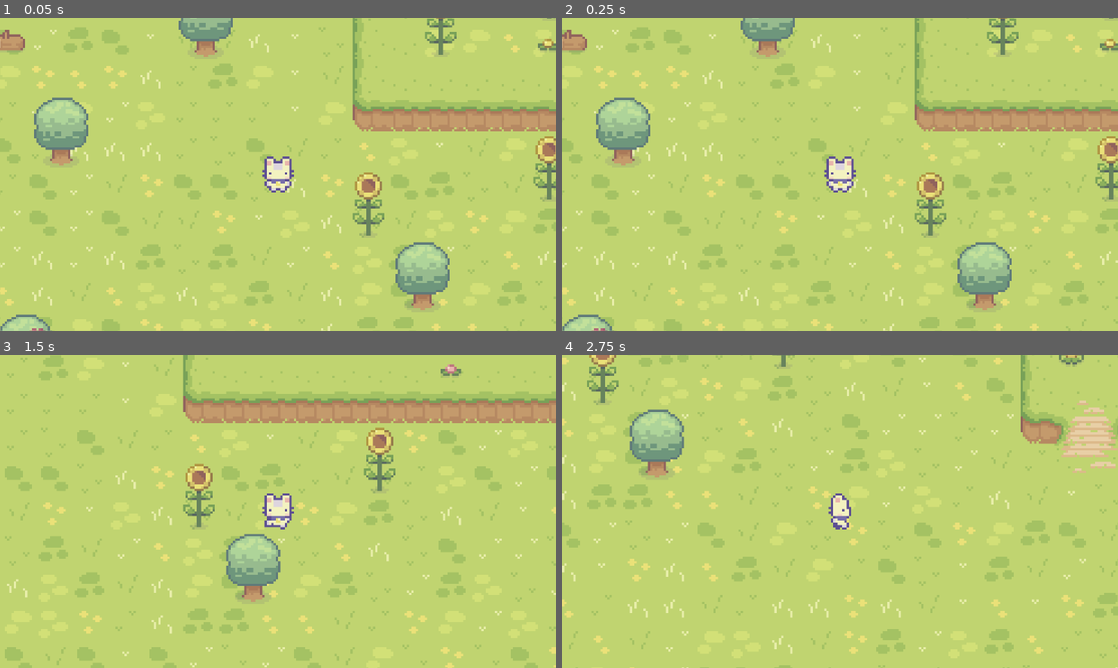
Above: before the commit, frames 1-4 (two rows, left to right).
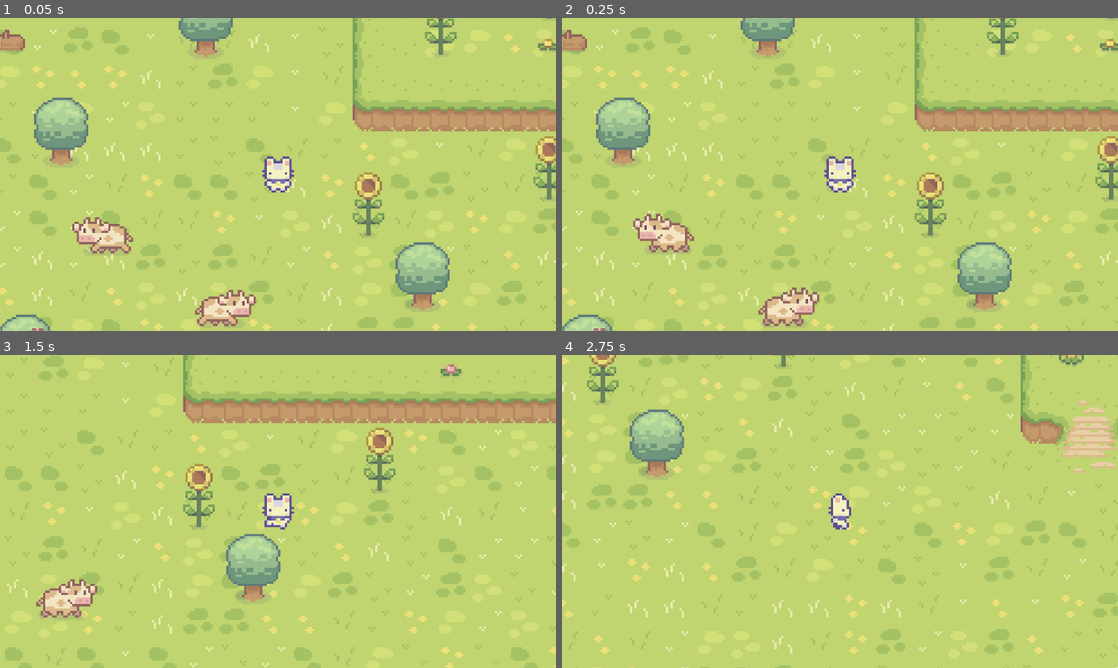
Above: after the commit, the same moments.

Repository: Rildian/godot-projects
Game: Godot game, scene res://scenes/main.tscn
Two runs of this game, one before a commit and one after it. Both use one fixed random seed, a clock stepped at 60 frames per second and the inputs below.
Inputs:
- Up to frame 1 (0.05 s): no input
- Up to frame 2 (0.25 s): no input
- Up to frame 3 (1.5 s): hold D (mov_right) 0.53-1.28 s; tap Shift (sprint) at 0.6, 1.35 s; hold S (mov_down) from 1.28 s (still down)
- Up to frame 4 (2.75 s): release S (mov_down) at 2.03 s; hold D (mov_right) from 2.03 s (still down); tap Shift (sprint) at 2.1 s

The runs differ from the first frame. In frame 1, 1.7% of the frame differs, in the area x 13-46%, y 63-99%; in frame 2, 1.8%, in the area x 12-47%, y 62-99%; in frame 3, 0.9%; in frame 4, nothing differs.

Commit message:
this cow actually sucks

Diff:
--- a/top-down/scenes/cow.tscn
+++ b/top-down/scenes/cow.tscn
@@ -1,23 +1,9 @@
-[gd_scene load_steps=10 format=3 uid="uid://eno8vm6go55s"]
+[gd_scene load_steps=15 format=3 uid="uid://eno8vm6go55s"]
 
+[ext_resource type="Script" uid="uid://dn5cdd84sv6ux" path="res://scripts/cow.gd" id="1_cairq"]
 [ext_resource type="Texture2D" uid="uid://c6mnoftnkajsq" path="res://assets/sprout/Sprout Lands - Sprites - Basic pack/Characters/Free Cow Sprites.png" id="1_fgglk"]
 
-[sub_resource type="Animation" id="Animation_fgglk"]
-resource_name = "idle"
-length = 0.7
-loop_mode = 1
-tracks/0/type = "value"
-tracks/0/imported = false
-tracks/0/enabled = true
-tracks/0/path = NodePath("Sprite2D:frame")
-tracks/0/interp = 0
-tracks/0/loop_wrap = true
-tracks/0/keys = {
-"times": PackedFloat32Array(0, 0.0333333, 0.0666667),
-"transitions": PackedFloat32Array(1, 1, 1),
-"update": 1,
-"values": [0, 1, 2]
-}
+[sub_resource type="AnimationNodeStateMachinePlayback" id="AnimationNodeStateMachinePlayback_cairq"]
 
 [sub_resource type="Animation" id="Animation_cairq"]
 length = 0.001
@@ -32,6 +18,35 @@
 "transitions": PackedFloat32Array(1),
 "update": 1,
 "values": [0]
+}
+tracks/1/type = "value"
+tracks/1/imported = false
+tracks/1/enabled = true
+tracks/1/path = NodePath("StateMachine:parameters/playback")
+tracks/1/interp = 1
+tracks/1/loop_wrap = true
+tracks/1/keys = {
+"times": PackedFloat32Array(0),
+"transitions": PackedFloat32Array(1),
+"update": 1,
+"values": [SubResource("AnimationNodeStateMachinePlayback_cairq")]
+}
+
+[sub_resource type="Animation" id="Animation_fgglk"]
+resource_name = "idle"
+length = 1.3
+loop_mode = 1
+tracks/0/type = "value"
+tracks/0/imported = false
+tracks/0/enabled = true
+tracks/0/path = NodePath("Sprite2D:frame")
+tracks/0/interp = 0
+tracks/0/loop_wrap = true
+tracks/0/keys = {
+"times": PackedFloat32Array(0, 0.5, 1),
+"transitions": PackedFloat32Array(1, 1, 1),
+"update": 1,
+"values": [0, 1, 2]
 }
 
 [sub_resource type="Animation" id="Animation_gly4w"]
@@ -64,17 +79,25 @@
 [sub_resource type="AnimationNodeAnimation" id="AnimationNodeAnimation_hh455"]
 animation = &"walk"
 
+[sub_resource type="AnimationNodeStateMachineTransition" id="AnimationNodeStateMachineTransition_fgglk"]
+
+[sub_resource type="AnimationNodeStateMachineTransition" id="AnimationNodeStateMachineTransition_cairq"]
+
+[sub_resource type="AnimationNodeStateMachineTransition" id="AnimationNodeStateMachineTransition_gly4w"]
+
 [sub_resource type="AnimationNodeStateMachine" id="AnimationNodeStateMachine_8skmv"]
 states/Start/position = Vector2(213, 100)
-states/idle/node = SubResource("AnimationNodeAnimation_6j430")
-states/idle/position = Vector2(384, 100)
-states/walk/node = SubResource("AnimationNodeAnimation_hh455")
-states/walk/position = Vector2(550, 111)
+states/idle_right/node = SubResource("AnimationNodeAnimation_6j430")
+states/idle_right/position = Vector2(384, 100)
+states/walk_right/node = SubResource("AnimationNodeAnimation_hh455")
+states/walk_right/position = Vector2(550, 111)
+transitions = ["Start", "idle_right", SubResource("AnimationNodeStateMachineTransition_fgglk"), "idle_right", "walk_right", SubResource("AnimationNodeStateMachineTransition_cairq"), "walk_right", "idle_right", SubResource("AnimationNodeStateMachineTransition_gly4w")]
 
 [sub_resource type="RectangleShape2D" id="RectangleShape2D_cairq"]
-size = Vector2(16, 5)
+size = Vector2(15, 5)
 
 [node name="Cow" type="CharacterBody2D"]
+script = ExtResource("1_cairq")
 
 [node name="Sprite2D" type="Sprite2D" parent="."]
 texture_filter = 1
@@ -91,9 +114,14 @@
 autoplay = "idle"
 
 [node name="StateMachine" type="AnimationTree" parent="."]
+reset_on_save = false
 tree_root = SubResource("AnimationNodeStateMachine_8skmv")
 anim_player = NodePath("../AnimationPlayer")
 
 [node name="CollisionShape2D" type="CollisionShape2D" parent="."]
-position = Vector2(-1, 5.5)
+position = Vector2(-0.5, 5.5)
 shape = SubResource("RectangleShape2D_cairq")
+
+[node name="Timer" type="Timer" parent="."]
+
+[connection signal="timeout" from="Timer" to="." method="_on_timer_timeout"]
--- a/top-down/scenes/main.tscn
+++ b/top-down/scenes/main.tscn
@@ -16,6 +16,7 @@
 [ext_resource type="Texture2D" uid="uid://cxusbaqg6pmt1" path="res://assets/sprout/Sprout Lands - Sprites - Basic pack/Tilesets/Bitmask references 1.png" id="12_jbj1t"]
 [ext_resource type="Texture2D" uid="uid://bkpbobg1csqi2" path="res://assets/sprout/Sprout Lands - Sprites - Basic pack/Objects/Basic_Grass_Biom_things.png" id="12_muem4"]
 [ext_resource type="Texture2D" uid="uid://47pxfdi7iivf" path="res://assets/sprout/Sprout Lands - Sprites - Basic pack/Objects/Basic_Plants.png" id="13_dp3eg"]
+[ext_resource type="PackedScene" uid="uid://eno8vm6go55s" path="res://scenes/cow.tscn" id="17_muem4"]
 
 [sub_resource type="TileSetAtlasSource" id="TileSetAtlasSource_sugp2"]
 texture = ExtResource("2_0wfyh")
@@ -2567,12 +2568,12 @@
 tile_set = SubResource("TileSet_qkpxi")
 
 [node name="LittleUpGrounds" type="TileMapLayer" parent="."]
-z_index = 3
+z_index = 2
 tile_map_data = PackedByteArray("AAAAAAAABQABAAAAAAABAAAABQACAAAAAAACAAAABQACAAAAAAADAAAABQACAAAAAAAEAAAABQACAAAAAAAFAA …(3008 unchanged characters)…
 tile_set = SubResource("TileSet_qkpxi")
 
 [node name="Trees" type="TileMapLayer" parent="."]
-z_index = 4
+z_index = 6
 texture_filter = 1
 texture_repeat = 1
 tile_map_data = PackedByteArray("AAATAAgAAQABAAAAAAATAAkAAQABAAEAAAAUAAgAAQACAAAAAAAUAAkAAQACAAEAAAAXAAUAAQABAAAAAAAXAA …(464 unchanged characters)…
@@ -2584,3 +2585,10 @@
 texture_repeat = 1
 tile_map_data = PackedByteArray("AAAhAAYAAAAGAAIAAAAlAAQAAAAGAAMAAAAoAAcAAAAHAAMAAAAiAAUAAAAHAAIAAAAjAAQAAAAGAAIAAAAjAAcAAAAGAAMAAAAqAAkAAAAHAAMAAAApAAoAAAAHAAIAAAAqAAYAAAAGAAIAAAA=")
 tile_set = SubResource("TileSet_fuf3a")
+
+[node name="Cow" parent="." instance=ExtResource("17_muem4")]
+z_index = 5
+position = Vector2(338, 190)
+
+[node name="Cow2" parent="." instance=ExtResource("17_muem4")]
+position = Vector2(391, 222)
--- a/top-down/scenes/player_cat.tscn
+++ b/top-down/scenes/player_cat.tscn
@@ -227,6 +227,7 @@
 advance_expression = "!velocity"
 
 [sub_resource type="AnimationNodeStateMachine" id="AnimationNodeStateMachine_asi63"]
+states/Start/position = Vector2(199, 100)
 states/idle/node = SubResource("AnimationNodeBlendSpace2D_h7v4t")
 states/idle/position = Vector2(328, 63)
 states/walk/node = SubResource("AnimationNodeBlendSpace2D_h35oc")
--- /dev/null
+++ b/top-down/scripts/cow.gd
@@ -0,0 +1,54 @@
+extends CharacterBody2D
+
+enum COW_STATE { IDLE, WALK }
+
+@export var move_speed : float = 200
+@export var idle_timer : float = 5
+@export var walk_timer : float = 2
+
+@onready var animation_tree : AnimationTree = $StateMachine
+@onready var state_machine = animation_tree.get("parameters/playback")
+@onready var sprite : Sprite2D = $Sprite2D
+@onready var timer : Timer = $Timer
+
+var move_direction : Vector2 = Vector2.ZERO
+var current_state : COW_STATE = COW_STATE.IDLE
+
+func _ready() -> void:
+	select_new_direction()
+	pick_new_state()
+
+
+func _physics_process(delta: float) -> void:
+	if (current_state == COW_STATE.WALK):
+		velocity = (move_direction * move_speed * delta)
+
+	move_and_slide()
+
+
+func select_new_direction():
+	move_direction = Vector2(
+		randi_range(-1,1),
+		randi_range(-1,1)
+	).normalized()
+
+	if (move_direction.x < 0):
+		sprite.flip_h = true
+	elif (move_direction.x > 0):
+		sprite.flip_h = false
+
+
+func pick_new_state():
+	if(current_state == COW_STATE.IDLE):
+		state_machine.travel("walk_right")
+		current_state = COW_STATE.WALK
+		timer.start(walk_timer)
+	elif(current_state == COW_STATE.WALK):
+		state_machine.travel("idle_right")
+		current_state = COW_STATE.IDLE
+		velocity = Vector2.ZERO
+		timer.start(idle_timer)
+
+
+func _on_timer_timeout() -> void:
+	pick_new_state()
Not shown: 1 places in top-down/scenes/main.tscn that only renumber resources
Not shown, added: top-down/scripts/cow.gd.uid
